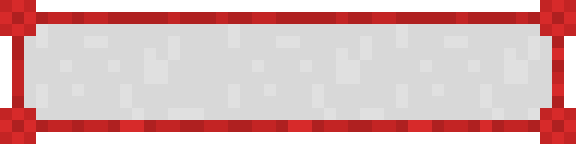
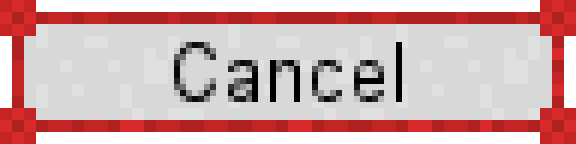
Revision of a layered (576, 144) image; what changed, layer by layer:
added layer "Cancel" above "button_frame1 copy #1" over [174, 42, 402, 102]
